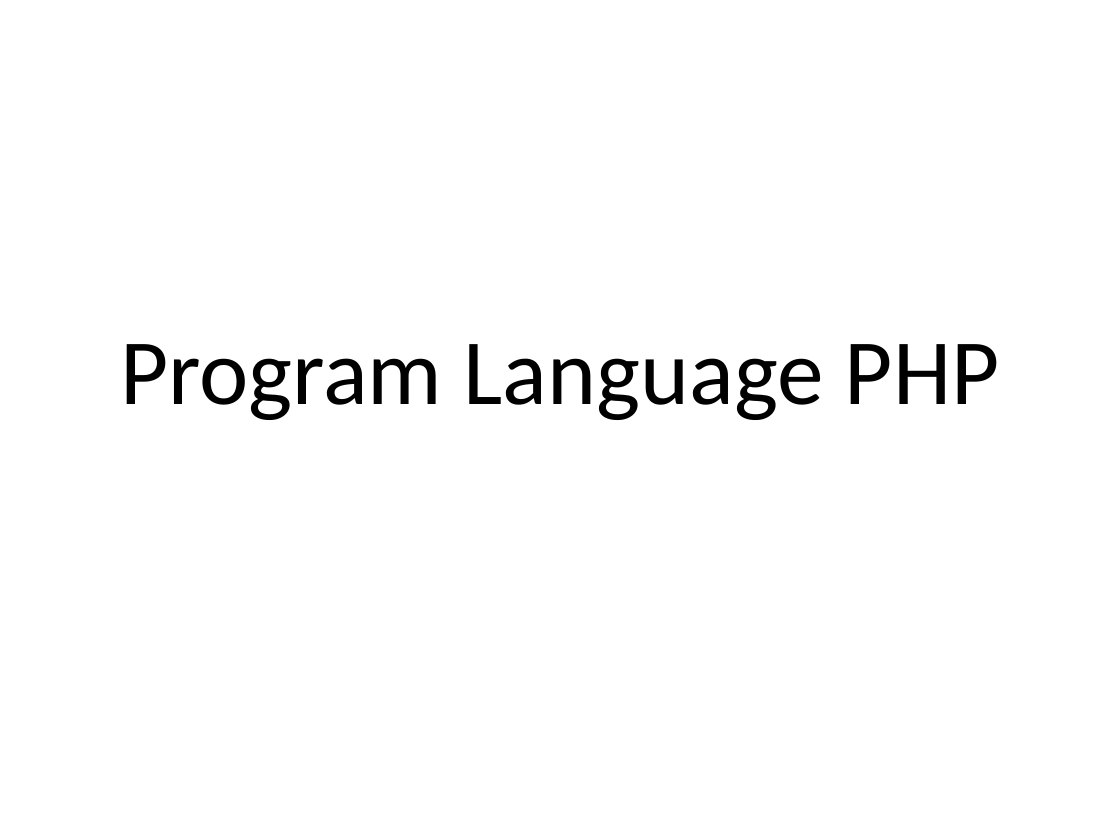
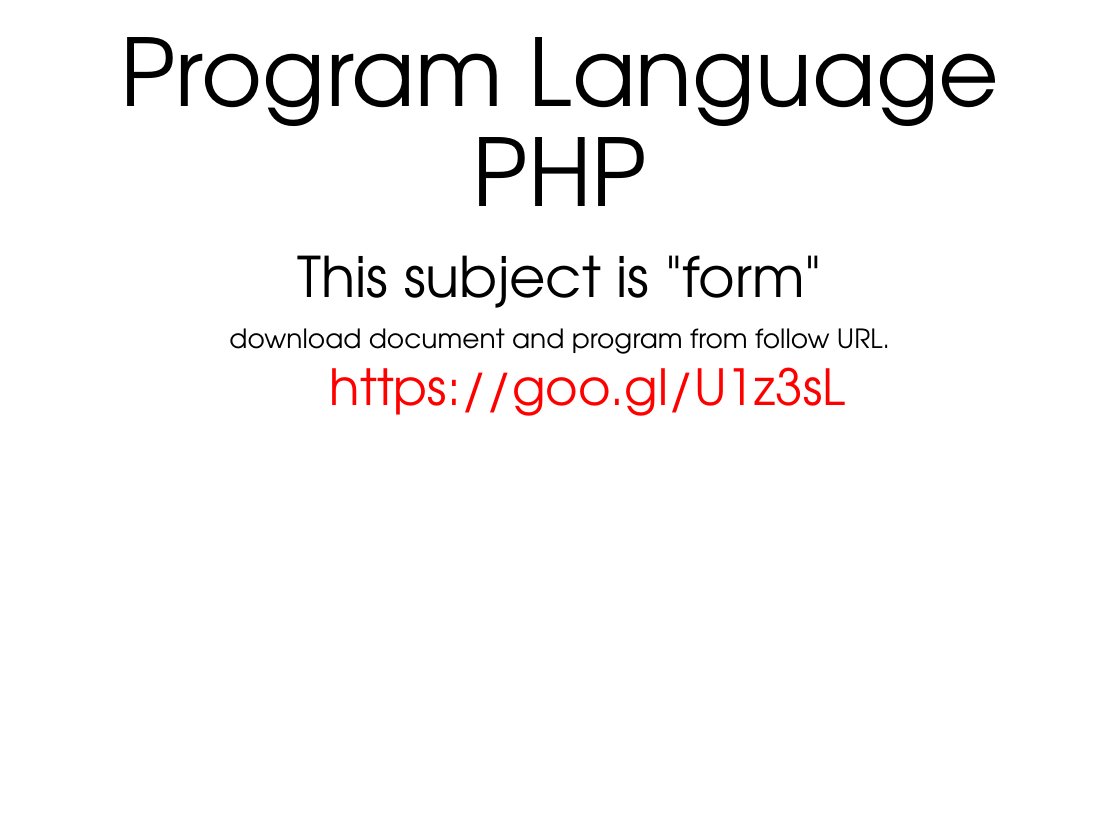
Before and after one commit to lastshogun13/php_lesson, a slide deck: slide 1 of ppt/lesson02.pptx. Drawn at 1120x840 pixels with LibreOffice and Linux fonts; fonts in the diff are those of the drawing. Boxes give left, top, right and bottom in pixels: in the first picture for what was removed or moved away, otherwise in the second. Text is boxed around its words. In the diff, an @@ line names an element or a change of style, - is before the commit and + after.

```diff
--- a/ppt/lesson02.pptx
+++ b/ppt/lesson02.pptx
@@ title "Program Language PHP": place and size @@
-title "Program Language PHP" at box(120, 344, 999, 420)
+title "Program Language PHP" at box(121, 37, 1000, 206)
@@ title "Program Language PHP" at box(121, 37, 1000, 206): font Calibri to TeX Gyre Adventor @@
@@ subtitle added at box(229, 255, 890, 416), 17 pt, text #000000 @@
+This subject is "form"
+download document and program from follow URL.
+  https://goo.gl/U1z3sL
```
Also in this commit, not shown: 2 other slides changed, 1 slide removed, 23 other files.
